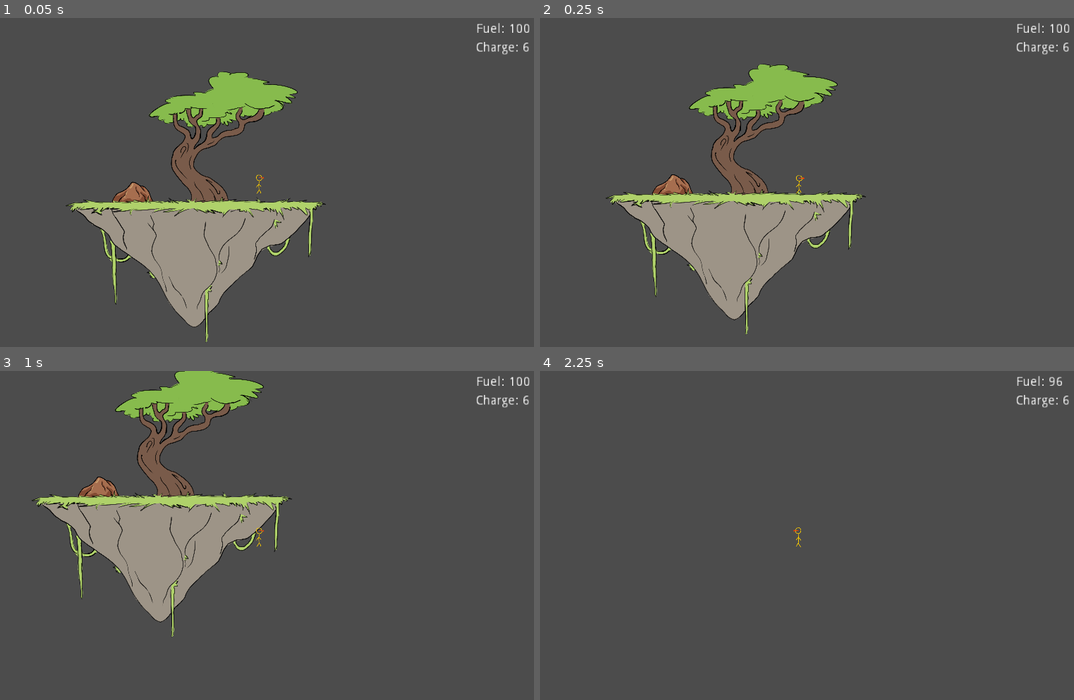
Above: before the commit, frames 1-4 (two rows, left to right).
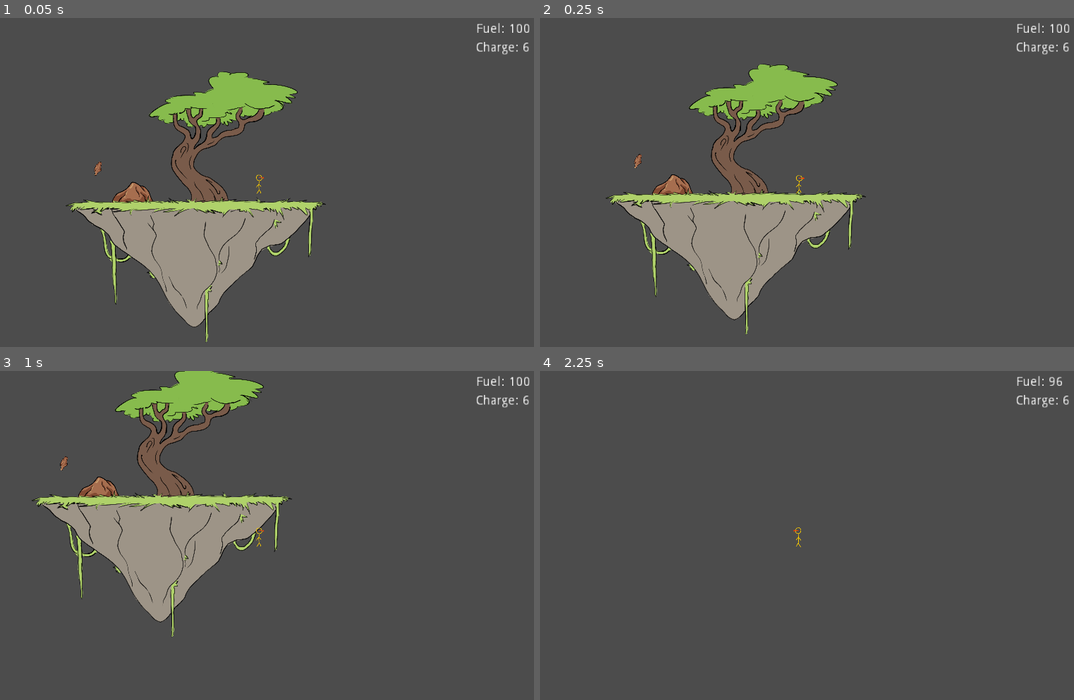
Above: after the commit, the same moments.

Repository: ReneyGG/floating-islands
Game: Godot game, scene res://Scenes/Main.tscn
Two runs of this game, one before a commit and one after it. Both use one fixed random seed, a clock stepped at 60 frames per second and the inputs below.
Inputs (mouse positions are in pixels of both pictures, inside the frame that each line leads up to):
- Up to frame 1 (0.05 s): no input
- Up to frame 2 (0.25 s): no input
- Up to frame 3 (1 s): tap Enter at 0.5 s; move the mouse to (384, 519) at 0.52 s; hold Right (ui_right) from 0.53 s (still down); tap S (drop) at 0.6 s; tap Up (ui_up) at 0.77 s
- Up to frame 4 (2.25 s): move the mouse to (684, 551) at 1.27 s; tap S (drop) at 1.35 s; tap Up (ui_up) at 1.52 s; tap Space (jetpack) at 2 s; move the mouse to (855, 463) at 2.02 s; release Right (ui_right) at 2.03 s; hold Left (ui_left) from 2.03 s (still down); hold Space (jetpack) from 2.03 s (still down)

The runs differ from the first frame. In frame 1, less than 0.1% of the frame differs, in the area x 17-20%, y 43-48%; in frame 2, less than 0.1%; in frame 3, less than 0.1%, in the area x 11-13%, y 25-31%; in frame 4, nothing differs.

Commit message:
base for resource drops

Diff:
--- a/Scenes/Main.tscn
+++ b/Scenes/Main.tscn
@@ -1,9 +1,10 @@
-[gd_scene load_steps=5 format=2]
+[gd_scene load_steps=6 format=2]
 
 [ext_resource path="res://Scenes/Player/Player.tscn" type="PackedScene" id=1]
 [ext_resource path="res://Scenes/Islands/HubIsland.tscn" type="PackedScene" id=2]
 [ext_resource path="res://Scenes/ResourceDeposits/MineralDeposit.tscn" type="PackedScene" id=3]
 [ext_resource path="res://Scenes/Islands/IslandSpawner.tscn" type="PackedScene" id=4]
+[ext_resource path="res://Scenes/ResourceDeposits/ResourceDrop.tscn" type="PackedScene" id=5]
 
 [node name="Main" type="Node2D"]
 
@@ -29,6 +30,9 @@
 show_behind_parent = true
 position = Vector2( -340, -80 )
 
+[node name="ResourceDrop" parent="Islands/HubIsland" instance=ExtResource( 5 )]
+position = Vector2( -536.606, -213.539 )
+
 [node name="Player" parent="." instance=ExtResource( 1 )]
 position = Vector2( 340, -140 )
 jetpack_power = 600
--- a/Scenes/Player/Player.tscn
+++ b/Scenes/Player/Player.tscn
@@ -58,6 +58,5 @@
 margin_bottom = -718.0
 rect_scale = Vector2( 5, 5 )
 text = "Charge: 6"
-
 [connection signal="timeout" from="MiningLaser/RechargeWait" to="MiningLaser" method="_on_RechargeWait_timeout"]
 [connection signal="timeout" from="MiningLaser/RechargeTime" to="MiningLaser" method="_on_RechargeTime_timeout"]
--- a/Scenes/ResourceDeposits/MineralDeposit.tscn
+++ b/Scenes/ResourceDeposits/MineralDeposit.tscn
@@ -6,7 +6,9 @@
 [sub_resource type="RectangleShape2D" id=1]
 extents = Vector2( 80, 40 )
 
-[node name="MineralDeposit" type="Area2D" groups=["MineralDeposit"]]
+[node name="MineralDeposit" type="Area2D" groups=[
+"MineralDeposit",
+]]
 collision_layer = 4
 collision_mask = 16
 script = ExtResource( 2 )
@@ -15,7 +17,6 @@
 texture = ExtResource( 1 )
 
 [node name="MineralCollider" type="CollisionShape2D" parent="."]
-position = Vector2( 0, 20 )
+position = Vector2( 0, 8.85413 )
 shape = SubResource( 1 )
-
 [connection signal="area_entered" from="." to="." method="_on_MineralDeposit_area_entered"]
--- /dev/null
+++ b/Scenes/ResourceDeposits/ResourceDrop.tscn
@@ -0,0 +1,20 @@
+[gd_scene load_steps=4 format=2]
+
+[ext_resource path="res://Assets/Placeholders/mineral-deposit-hanging.png" type="Texture" id=1]
+[ext_resource path="res://Scripts/ResourceDrop.gd" type="Script" id=2]
+
+[sub_resource type="RectangleShape2D" id=1]
+extents = Vector2( 19.691, 10 )
+
+[node name="ResourceDrop" type="KinematicBody2D"]
+collision_layer = 4
+collision_mask = 0
+script = ExtResource( 2 )
+
+[node name="Sprite" type="Sprite" parent="."]
+scale = Vector2( 0.3, 0.3 )
+texture = ExtResource( 1 )
+
+[node name="CollisionShape2D" type="CollisionShape2D" parent="."]
+position = Vector2( -0.570877, 13.8724 )
+shape = SubResource( 1 )
--- a/Scripts/MineralDeposit.gd
+++ b/Scripts/MineralDeposit.gd
@@ -4,8 +4,17 @@
 onready var health = size
 export var toughness = 1
 
+func drop_item():
+	var item = load("res://Scenes/ResourceDeposits/ResourceDrop.tscn")
+	var item_instance = item.instance()
+	#item_instance.type = "x"
+	#item_instance.sprite = "x"
+	item_instance.global_position = self.position
+	get_parent().add_child(item_instance)
+
 func _on_MineralDeposit_area_entered(body):
 	if body.is_in_group("MiningLaserBolt") and body.power >= toughness:
 		health -= 1
+		call_deferred("drop_item")
 		if health == 0:
 			queue_free()
--- /dev/null
+++ b/Scripts/ResourceDrop.gd
@@ -0,0 +1,10 @@
+extends KinematicBody2D
+
+var type = "iron"
+var sprite = "res://Assets/Placeholders/mineral-deposit-hanging.png"
+
+func _read():
+	get_node("Sprite").texture = load(sprite)
+
+func loot():
+	queue_free()
--- a/project.godot
+++ b/project.godot
@@ -10,6 +10,7 @@
 
 _global_script_classes=[  ]
 _global_script_class_icons={
+
 }
 
 [application]
@@ -27,48 +28,48 @@
 
 ui_left={
 "deadzone": 0.5,
-"events": [ Object(InputEventKey,"resource_local_to_scene":false,"resource_name":"","device":0,"alt":false,"shift":false,"control":false,"meta":false,"command":false,"pressed":false,"scancode":16777231,"physical_scancode":0,"unicode":0,"echo":false,"script":null)
+"events": [ Object(InputEventKey,"resource_local_to_scene":false,"resource_name":"","device":0,"alt":false,"shift":false,"control":false,"meta":false,"command":false,"pressed":false,"scancode":16777231,"unicode":0,"echo":false,"script":null)
 , Object(InputEventJoypadButton,"resource_local_to_scene":false,"resource_name":"","device":0,"button_index":14,"pressure":0.0,"pressed":false,"script":null)
-, Object(InputEventKey,"resource_local_to_scene":false,"resource_name":"","device":0,"alt":false,"shift":false,"control":false,"meta":false,"command":false,"pressed":false,"scancode":65,"physical_scancode":0,"unicode":0,"echo":false,"script":null)
+, Object(InputEventKey,"resource_local_to_scene":false,"resource_name":"","device":0,"alt":false,"shift":false,"control":false,"meta":false,"command":false,"pressed":false,"scancode":65,"unicode":0,"echo":false,"script":null)
  ]
 }
 ui_right={
 "deadzone": 0.5,
-"events": [ Object(InputEventKey,"resource_local_to_scene":false,"resource_name":"","device":0,"alt":false,"shift":false,"control":false,"meta":false,"command":false,"pressed":false,"scancode":16777233,"physical_scancode":0,"unicode":0,"echo":false,"script":null)
+"events": [ Object(InputEventKey,"resource_local_to_scene":false,"resource_name":"","device":0,"alt":false,"shift":false,"control":false,"meta":false,"command":false,"pressed":false,"scancode":16777233,"unicode":0,"echo":false,"script":null)
 , Object(InputEventJoypadButton,"resource_local_to_scene":false,"resource_name":"","device":0,"button_index":15,"pressure":0.0,"pressed":false,"script":null)
-, Object(InputEventKey,"resource_local_to_scene":false,"resource_name":"","device":0,"alt":false,"shift":false,"control":false,"meta":false,"command":false,"pressed":false,"scancode":68,"physical_scancode":0,"unicode":0,"echo":false,"script":null)
+, Object(InputEventKey,"resource_local_to_scene":false,"resource_name":"","device":0,"alt":false,"shift":false,"control":false,"meta":false,"command":false,"pressed":false,"scancode":68,"unicode":0,"echo":false,"script":null)
  ]
 }
 ui_up={
 "deadzone": 0.5,
-"events": [ Object(InputEventKey,"resource_local_to_scene":false,"resource_name":"","device":0,"alt":false,"shift":false,"control":false,"meta":false,"command":false,"pressed":false,"scancode":16777232,"physical_scancode":0,"unicode":0,"echo":false,"script":null)
+"events": [ Object(InputEventKey,"resource_local_to_scene":false,"resource_name":"","device":0,"alt":false,"shift":false,"control":false,"meta":false,"command":false,"pressed":false,"scancode":16777232,"unicode":0,"echo":false,"script":null)
 , Object(InputEventJoypadButton,"resource_local_to_scene":false,"resource_name":"","device":0,"button_index":12,"pressure":0.0,"pressed":false,"script":null)
-, Object(InputEventKey,"resource_local_to_scene":false,"resource_name":"","device":0,"alt":false,"shift":false,"control":false,"meta":false,"command":false,"pressed":false,"scancode":87,"physical_scancode":0,"unicode":0,"echo":false,"script":null)
+, Object(InputEventKey,"resource_local_to_scene":false,"resource_name":"","device":0,"alt":false,"shift":false,"control":false,"meta":false,"command":false,"pressed":false,"scancode":87,"unicode":0,"echo":false,"script":null)
  ]
 }
 move_left={
 "deadzone": 0.5,
-"events": [ Object(InputEventKey,"resource_local_to_scene":false,"resource_name":"","device":0,"alt":false,"shift":false,"control":false,"meta":false,"command":false,"pressed":false,"scancode":65,"physical_scancode":0,"unicode":0,"echo":false,"script":null)
+"events": [ Object(InputEventKey,"resource_local_to_scene":false,"resource_name":"","device":0,"alt":false,"shift":false,"control":false,"meta":false,"command":false,"pressed":false,"scancode":65,"unicode":0,"echo":false,"script":null)
  ]
 }
 move_right={
 "deadzone": 0.5,
-"events": [ Object(InputEventKey,"resource_local_to_scene":false,"resource_name":"","device":0,"alt":false,"shift":false,"control":false,"meta":false,"command":false,"pressed":false,"scancode":68,"physical_scancode":0,"unicode":0,"echo":false,"script":null)
+"events": [ Object(InputEventKey,"resource_local_to_scene":false,"resource_name":"","device":0,"alt":false,"shift":false,"control":false,"meta":false,"command":false,"pressed":false,"scancode":68,"unicode":0,"echo":false,"script":null)
  ]
 }
 jump={
 "deadzone": 0.5,
-"events": [ Object(InputEventKey,"resource_local_to_scene":false,"resource_name":"","device":0,"alt":false,"shift":false,"control":false,"meta":false,"command":false,"pressed":false,"scancode":87,"physical_scancode":0,"unicode":0,"echo":false,"script":null)
+"events": [ Object(InputEventKey,"resource_local_to_scene":false,"resource_name":"","device":0,"alt":false,"shift":false,"control":false,"meta":false,"command":false,"pressed":false,"scancode":87,"unicode":0,"echo":false,"script":null)
  ]
 }
 drop={
 "deadzone": 0.5,
-"events": [ Object(InputEventKey,"resource_local_to_scene":false,"resource_name":"","device":0,"alt":false,"shift":false,"control":false,"meta":false,"command":false,"pressed":false,"scancode":83,"physical_scancode":0,"unicode":0,"echo":false,"script":null)
+"events": [ Object(InputEventKey,"resource_local_to_scene":false,"resource_name":"","device":0,"alt":false,"shift":false,"control":false,"meta":false,"command":false,"pressed":false,"scancode":83,"unicode":0,"echo":false,"script":null)
  ]
 }
 jetpack={
 "deadzone": 0.5,
-"events": [ Object(InputEventKey,"resource_local_to_scene":false,"resource_name":"","device":0,"alt":false,"shift":false,"control":false,"meta":false,"command":false,"pressed":false,"scancode":32,"physical_scancode":0,"unicode":0,"echo":false,"script":null)
+"events": [ Object(InputEventKey,"resource_local_to_scene":false,"resource_name":"","device":0,"alt":false,"shift":false,"control":false,"meta":false,"command":false,"pressed":false,"scancode":32,"unicode":0,"echo":false,"script":null)
  ]
 }
 shoot={
